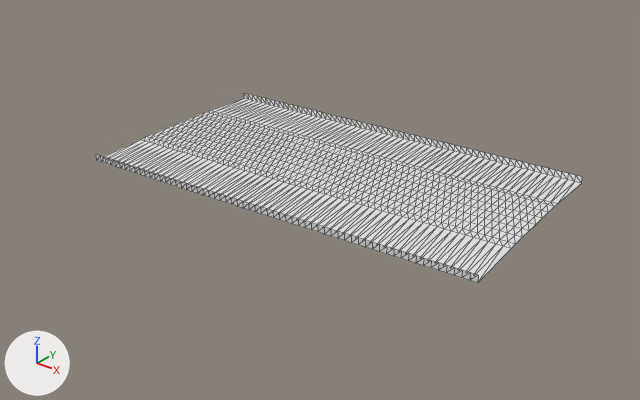
One commit to the glTF model public/assets/gen4/models/track-39.glb: the scene before it, then after it.
One viewpoint serves both versions: a 50 mm camera at (416.9, -287.2, 52.9) aimed at (344.8, -196.9, -3.0). Lighting does not change. The marker at lower left points along +X, +Y and +Z. The older version comes first. Mesh edges are drawn as thin lines. Vertices at exactly the same position are counted once.

The first picture shows 'track-39'.
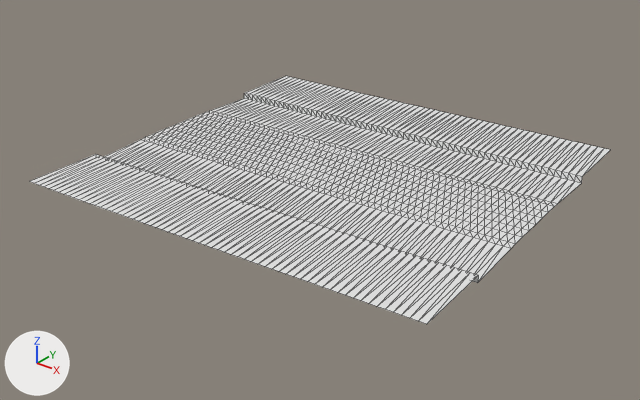
Where the change shows, as pixel boxes (x1, y1, x2, y2) in the pictures (640 x 400 px):
'track-39', reshaped (20% wider, 30% taller): before (96, 93, 582, 283); after (29, 76, 610, 324)
part 1 of me_track_39, added: after (29, 76, 610, 324)

Patch to the scene script:
```diff
--- a/public/assets/gen4/models/track-39.glb.py
+++ b/public/assets/gen4/models/track-39.glb.py
@@ me_track_39 @@
 # used by ob_track_39; location = (0.0, 0.0, 0.0)
-me_track_39.from_pydata(...)  # 819 vertices, 1488 faces; spans x 313.0..376.8, y -212.8..-175.6, z 0.5..1.6
+me_track_39.from_pydata(...)  # 945 vertices, 1736 faces; spans x 312.4..377.6, y -224.8..-163.6, z 0.5..1.6
+# me_track_39 part 1
+# 6 vertices are added at (329.5, -223.9, 1.5), (319.4, -224.6, 1.5), (318.4, -224.6, 1.5), (317.4, -224.7, 1.5), (316.4, -224.8, 1.5), (315.4, -224.8, 1.5)
+# 32 new vertices lie (-1.7, 11.9, 0.0) away from vertices in x 318.0..374.7, y -178.5..-175.6, z 1.5..1.6
+# 28 new vertices lie (1.7, -11.9, 0.0) away from vertices in x 318.8..374.9, y -212.6..-208.6, z 1.5..1.6
+# 24 new vertices lie (1.8, -11.9, 0.0) away from vertices in x 343.9..375.8, y -210.9..-208.5, z 1.5..1.6
+# 14 new vertices lie (-0.8, 12.0, 0.0) away from vertices in x 332.9..357.8, y -177.8..-176.5, z 1.5..1.6
+# 9 new vertices lie (-0.7, 12.0, 0.0) away from vertices in x 318.0..374.7, y -178.5..-175.6, z 1.5..1.6
+# 7 new vertices lie (-1.0, -0.1, 0.0) away from vertices in x 322.5..357.0, y -224.4..-164.5, z 1.5..1.6
+# 6 new vertices lie (-0.6, 12.0, 0.0) away from vertices in x 313.0..322.9, y -178.7..-178.3, z 1.5
+# 248 new faces join them
```
